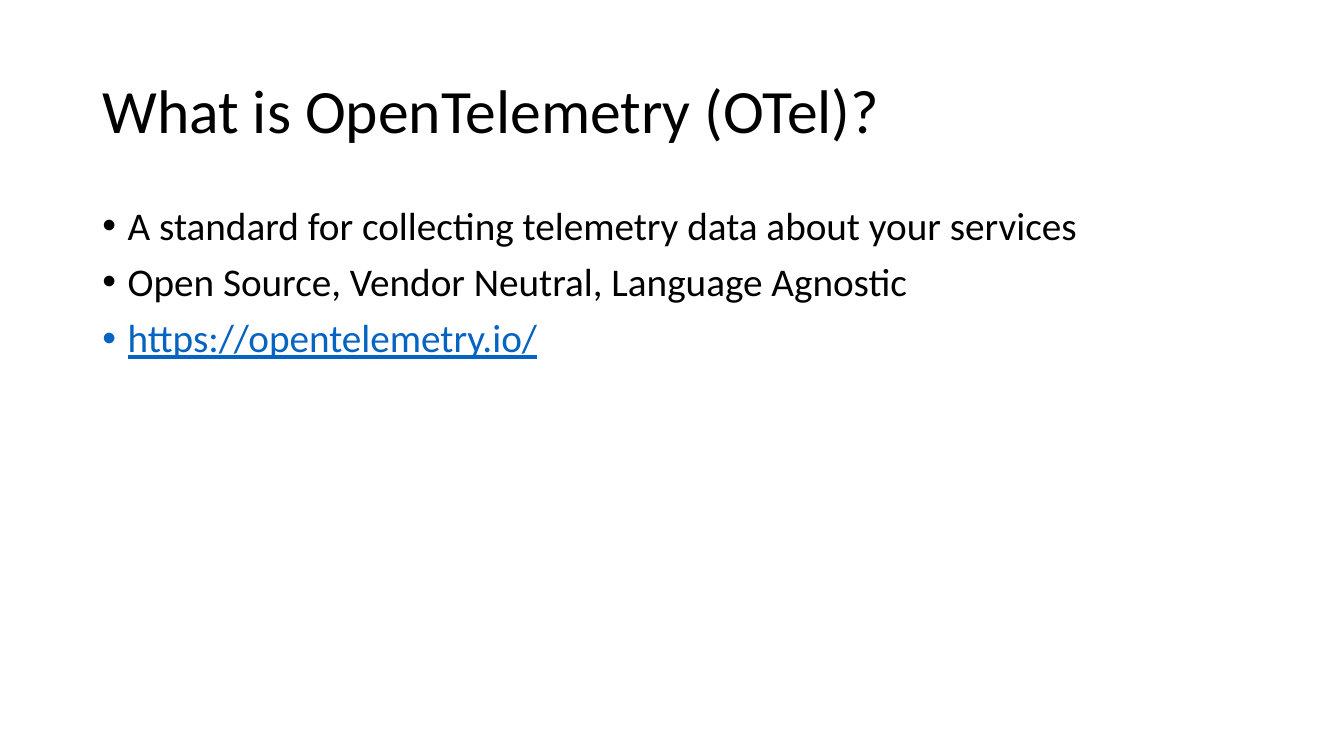
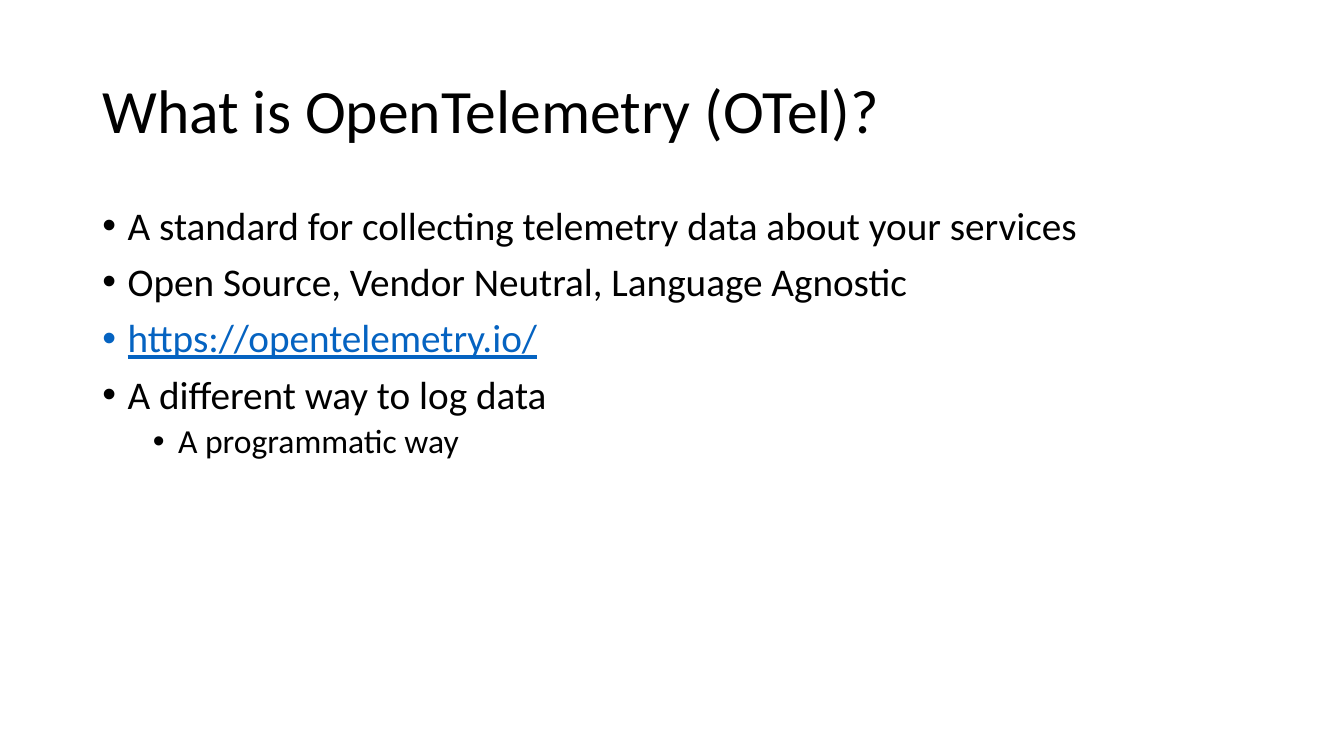
Before and after one commit to ProgrammerAL/Presentations-2023, a slide deck: slide 6 of 2023-03 - Orlando Code Camp - OpenTelemetry/Presentation.pptx (slide 7 before the commit). Drawn at 1344x756 pixels with LibreOffice and Linux fonts; fonts in the diff are those of the drawing. Boxes give left, top, right and bottom in pixels: in the first picture for what was removed or moved away, otherwise in the second. Text is boxed around its words. In the diff, an @@ line names an element or a change of style, - is before the commit and + after.

```diff
--- a/2023-03 - Orlando Code Camp - OpenTelemetry/Presentation.pptx
+++ b/2023-03 - Orlando Code Camp - OpenTelemetry/Presentation.pptx
@@ text at <box>128,381,546,459</box>: paragraphs added @@
+• A different way to log data
+  • A programmatic way
```
Also in this commit, not shown: 1 slide removed.
